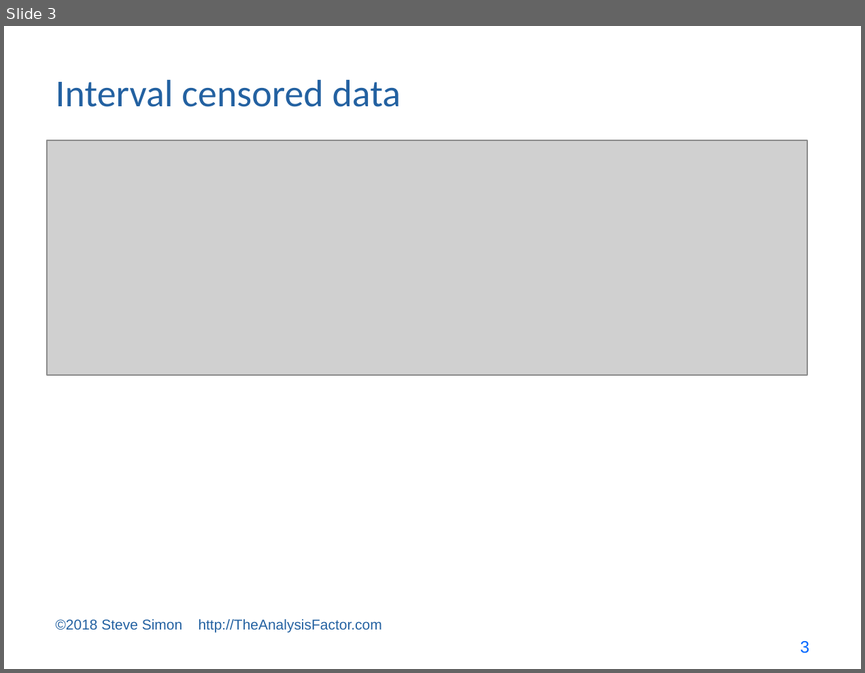
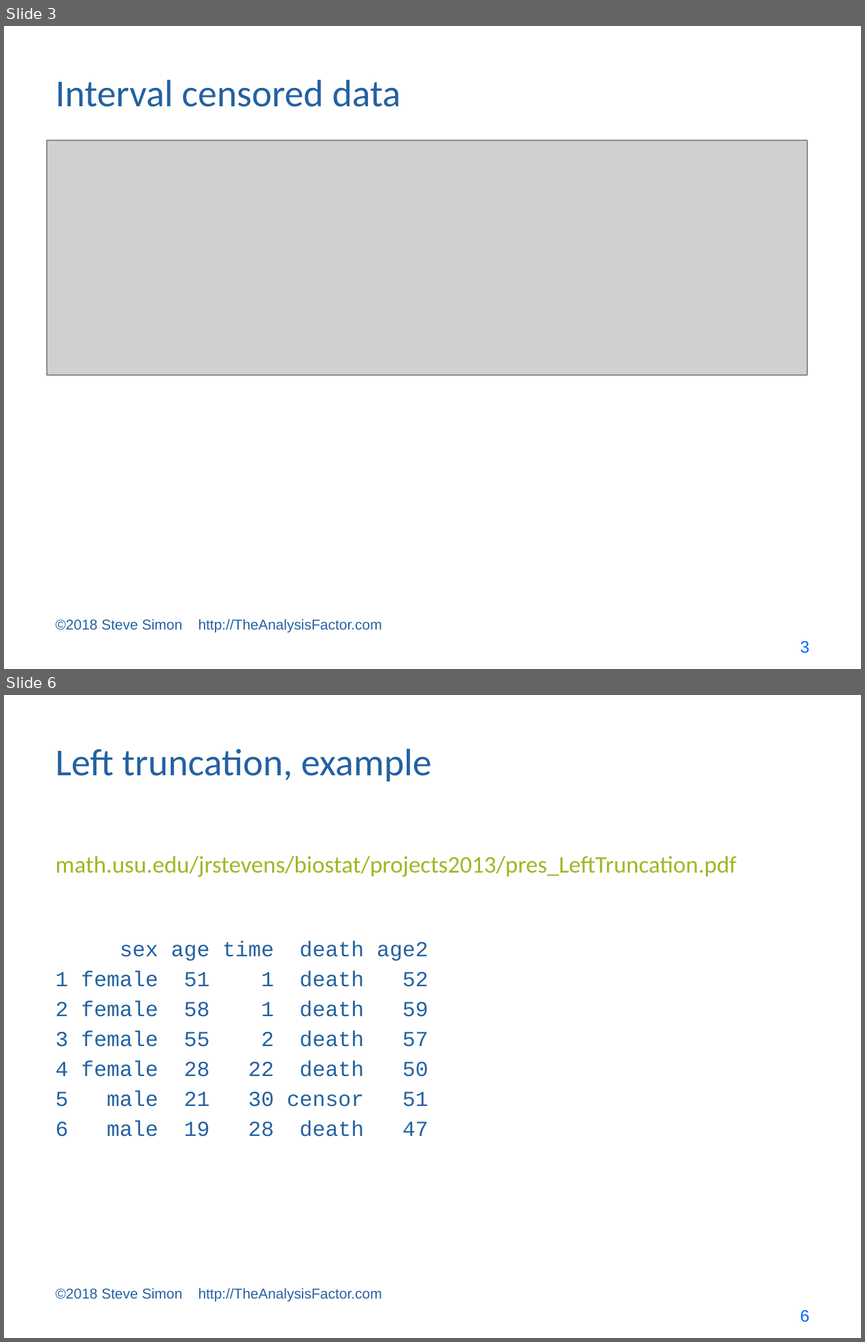
Before and after one commit to pmean/survival-models, a slide deck: bin/survival lecture 7.pptx. Shown one above the other, each under a label of ours: slide 3 before the commit, slides 3 and 6 after it; the slides between them are not shown. The pictures are 865x673 and 865x1342 pixels, drawn with LibreOffice and Linux fonts; fonts in the diff are those of the drawing; grey boxes stand for pictures. Boxes give left, top, right and bottom in pixels: in the first picture for what was removed or moved away, otherwise in the second. Text is boxed around its words. In the diff, an @@ line names an element or a change of style, - is before the commit and + after.

```diff
--- a/bin/survival lecture 7.pptx
+++ b/bin/survival lecture 7.pptx
@@ slide 6 added at <box>4,695,861,1338</box>, background #FFFFFF @@
@@ title added at <box>56,749,432,781</box>, 32 pt, text #2361A1 @@
+Left truncation, example
@@ text added at <box>56,855,737,877</box>, 20 pt, text #A2B525 @@
+math.usu.edu/jrstevens/biostat/projects2013/pres_LeftTruncation.pdf
@@ text added at <box>56,940,428,1136</box>, 18 pt, text #2361A1 @@
+sex age time death age2
+1 female 51 1 death 52
+2 female 58 1 death 59
+3 female 55 2 death 57
+4 female 28 22 death 50
+5 male 21 30 censor 51
+6 male 19 28 death 47
@@ text added at <box>56,1287,382,1302</box>, 12 pt, text #2361A1 @@
+©2018 Steve Simon http://TheAnalysisFactor.com
@@ page number added at <box>800,1310,810,1322</box>, 14 pt, text #0066FF @@
+6
```
Also in this commit, not shown: 11 slides changed, 1 other slide added, 29 slides removed, 2 other files.
